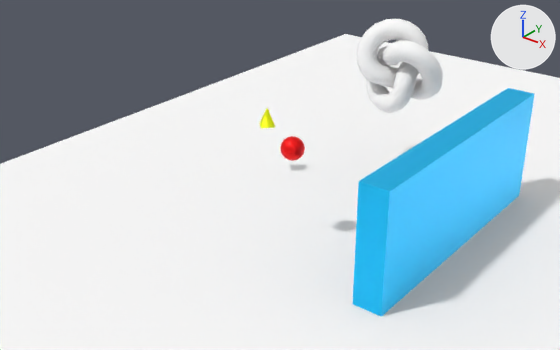
One commit to the glTF model public/model/scene.gltf: the scene before it, then after it.
Camera for both pictures: a camera (50 mm lens) standing at (14.47, -21.8, 11.35) and looking at (-2.27, -0.88, -1.63). Lighting does not change. The marker at upper right points along +X, +Y and +Z. Where no turn or scale is listed for an object, it has been applied to the vertices.

Objects in the first picture: 'Box', 'Box.001', 'Icosahedron', 'TorusKnot'.
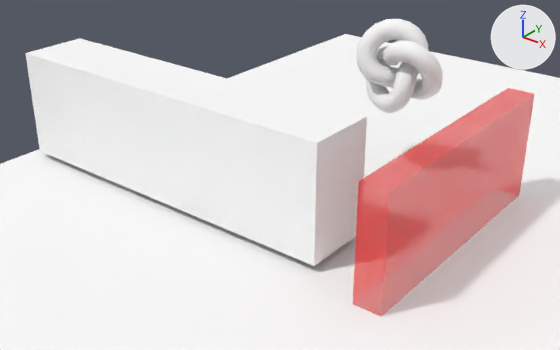
Where the change shows, as pixel boxes [x1, y1, x2, y2] in the pictures (560 x 350 px):
'Box.002', added: after [26, 39, 367, 266]
'Box', recoloured, surface changed: [353, 88, 534, 316] in both

What the commit changed:
In material 'Material_0' (mat_material_0), metallic goes from 0.5 to 0.0.
Material 'Material_0' (mat_material_0) changes colour from cyan #00c6ff to red #fb0000; in linear values from (0.0, 0.565, 1.0) to (0.961, 0.0, 0.0).
In material 'Material_0' (mat_material_0), alpha goes from 1.0 to 0.52.
In material 'Material_0' (mat_material_0), roughness goes from 0.5 to 1.0.
Material 'Material_5' (mat_material_5) is new.
Its base color is (1.0, 1.0, 1.0) (white #ffffff).
Its roughness is 1.0.
Mesh me_mesh_5 is new.
It is a box spanning x -7.15..7.15, y -1.34..1.34, z -2.12..2.12.
It uses material mat_material_5 (white #ffffff).
Object 'Box.002' (ob_box_002) is new; it shows me_mesh_5.
Its location is (-4.9, -3.46, 0.15).
